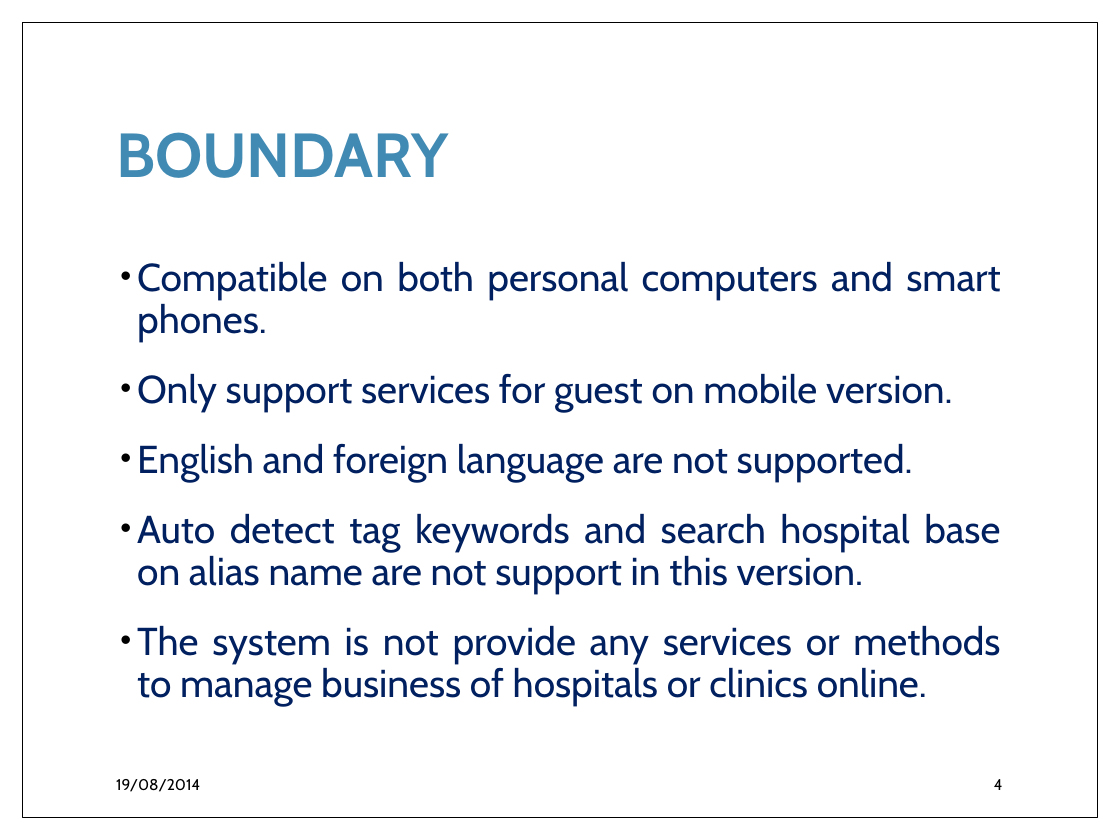
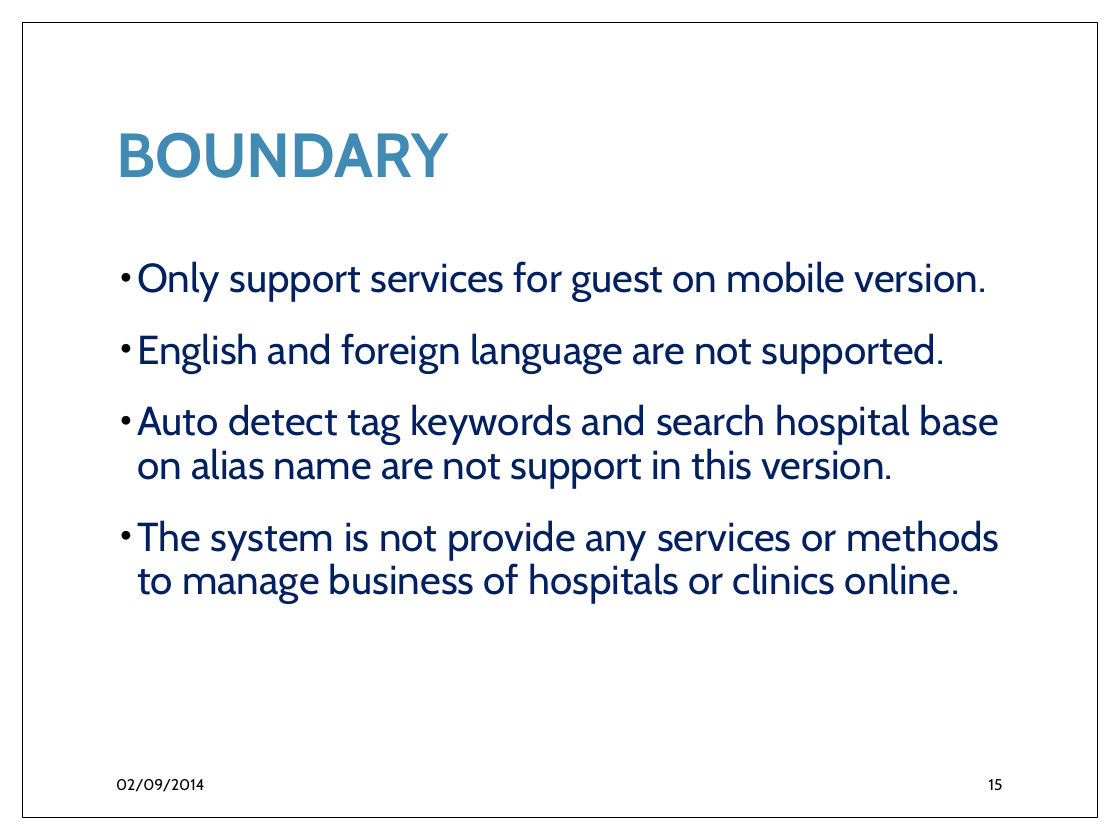
Before and after one commit to Princessgladys/hospital-finder, a slide deck: slide 15 of Hospital Finder.pptx (slide 4 before the commit). Drawn at 1120x840 pixels with LibreOffice and Linux fonts; fonts in the diff are those of the drawing; background and template pictures are left out. Boxes give left, top, right and bottom in pixels: in the first picture for what was removed or moved away, otherwise in the second. Text is boxed around its words. In the diff, an @@ line names an element or a change of style, - is before the commit and + after.

```diff
--- a/Hospital Finder.pptx
+++ b/Hospital Finder.pptx
@@ text "Only support services for guest ..." at <box>137,261,999,604</box>: size 25 to 26 pt @@
@@ text at <box>137,261,1000,342</box>: paragraph removed @@
-• Compatible on both personal computers and smart phones.
@@ text at <box>116,779,204,792</box>: text changed @@
-19/08/2014
+02/09/2014
@@ page number at <box>989,779,1003,791</box>: text changed @@
-4
+15
```
Also in this commit, not shown: 10 other slides changed, 6 slides added.
